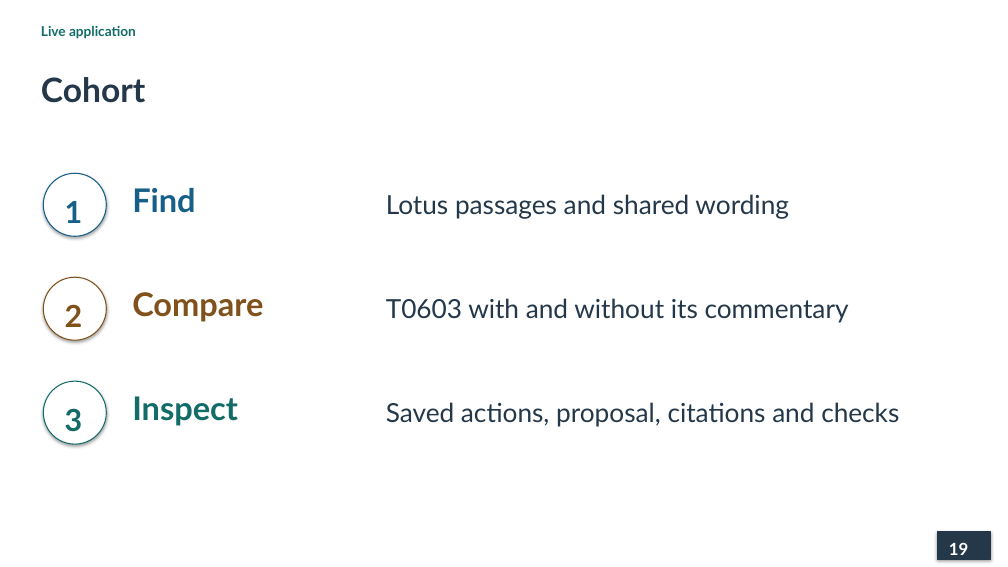
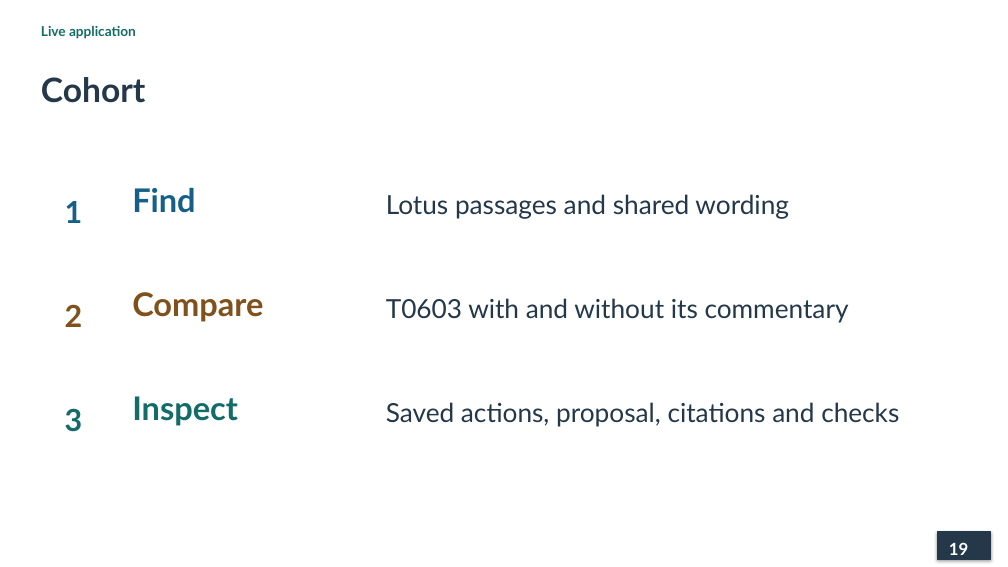
Before and after one commit to lopentu/cohort, a slide deck: slide 19 of docs/presentation/cohort-pnc-2026.pptx. Drawn at 1008x567 pixels with LibreOffice and Linux fonts; fonts in the diff are those of the drawing. Boxes give left, top, right and bottom in pixels: in the first picture for what was removed or moved away, otherwise in the second. Text is boxed around its words. In the diff, an @@ line names an element or a change of style, - is before the commit and + after.

```diff
--- a/docs/presentation/cohort-pnc-2026.pptx
+++ b/docs/presentation/cohort-pnc-2026.pptx
@@ ellipse removed at (43,173,106,236) @@
@@ ellipse removed at (43,278,106,340) @@
@@ ellipse removed at (43,381,106,444) @@
```
Also in this commit, not shown: 18 other slides changed, 2 other files.
